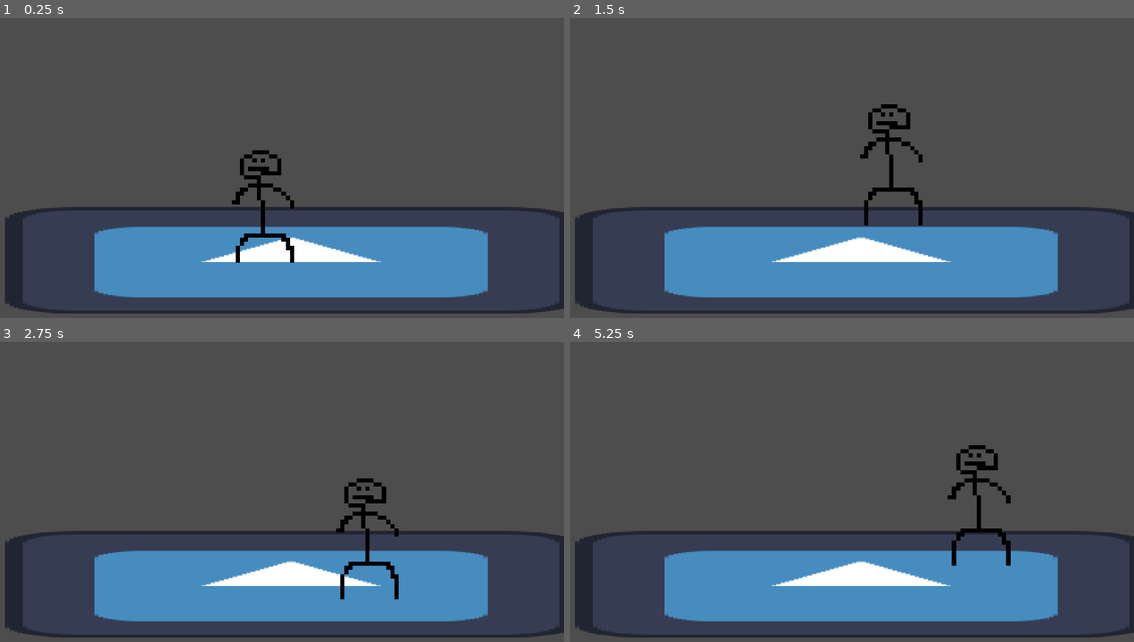
Above: before the commit, frames 1-4 (two rows, left to right).
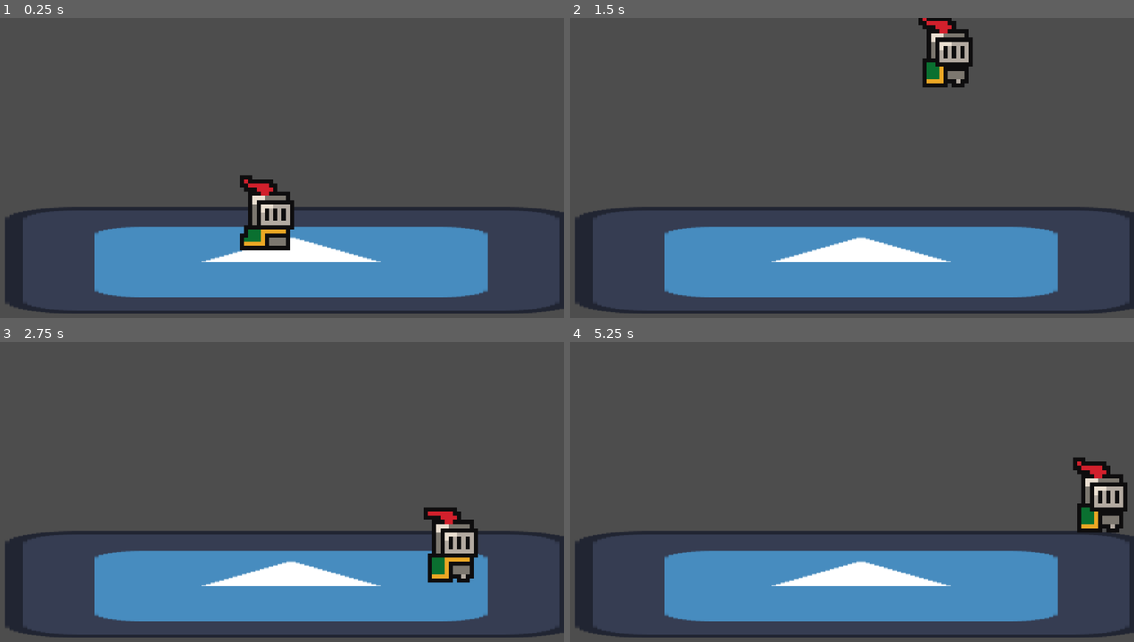
Above: after the commit, the same moments.

Repository: jible/Platform-fighter
Game: Godot game, scene res://scenes/test_scene.tscn
The game is run twice, just before and just after one commit, with the same random seed, the same clock (stepped at 60 frames per second) and the same inputs. The project has no main scene, so this scene is started directly. The engine's default icon, where the game draws it, is replaced by a stand-in: a white triangle on a blue panel in a dark square.
Inputs:
- Up to frame 1 (0.25 s): no input
- Up to frame 2 (1.5 s): hold D (move_right) from 0.53 s (still down); tap Space (jump) at 0.6, 0.77, 1.07 s; tap Shift (dash) at 1.35 s
- Up to frame 3 (2.75 s): tap Space (jump) at 1.52, 1.55, 1.82, 2.1 s; release D (move_right) at 2.03 s; hold A (move_left) from 2.03 s (still down)
- Up to frame 4 (5.25 s): release A (move_left) at 2.78 s; hold D (move_right) 2.78-4.28 s; tap Shift (dash) at 2.85, 4.35 s; tap Space (jump) at 3.02, 3.05, 3.32, 3.6, 3.77, 4.07, 4.52, 4.55, 4.82, 5.1 s; hold A (move_left) 4.28-5.03 s; hold D (move_right) from 5.03 s (still down)

The runs differ from the first frame. In frame 1, 2.2% of the frame differs, in the area x 41-53%, y 43-82%; in frame 2, 2.8%; in frame 3, 3.0%, in the area x 59-85%, y 45-86%; in frame 4, 2.8%.

Commit message:
tested with new spritesheet
added the brackeys godot spritesheet. The movement still looks jittery. the pixel art characters  may need to move on a canvas layer to make them appear correctly.

also modified movement and player feels much better to control

Diff:
--- a/platform-fighter/prefabs/base_player.tscn
+++ b/platform-fighter/prefabs/base_player.tscn
@@ -1,7 +1,6 @@
-[gd_scene load_steps=25 format=3 uid="uid://e6cxo5jrheb1"]
+[gd_scene load_steps=59 format=3 uid="uid://e6cxo5jrheb1"]
 
 [ext_resource type="Script" uid="uid://b6mi77c7lmq4a" path="res://base_player.gd" id="1_vnujj"]
-[ext_resource type="Texture2D" uid="uid://br2fwdyprah3t" path="res://assets/spritesheets/player_ss1.png" id="2_3jy72"]
 [ext_resource type="Script" uid="uid://dm0xti0j6gcur" path="res://prefabs/components/player/mobility_manager.gd" id="3_2qyha"]
 [ext_resource type="Script" uid="uid://baystk6bdn1w1" path="res://prefabs/components/player/animation_manager.gd" id="3_o2sve"]
 [ext_resource type="Script" uid="uid://sukry204wfhf" path="res://prefabs/components/player/character_state_machine.gd" id="4_om1db"]
@@ -13,92 +12,337 @@
 [ext_resource type="Script" uid="uid://bb8kwxbaq3n5e" path="res://prefabs/jump_behavior.gd" id="9_6uefu"]
 [ext_resource type="Script" uid="uid://cttusb5j4ewfi" path="res://prefabs/dash.gd" id="10_dko73"]
 [ext_resource type="Script" uid="uid://cnbxotskunjox" path="res://prefabs/land_behavior.gd" id="11_o2sve"]
+[ext_resource type="Texture2D" uid="uid://c2y7malljq7tq" path="res://assets/spritesheets/knight.png" id="13_3jy72"]
 [ext_resource type="Script" uid="uid://cn2u5divpissa" path="res://prefabs/dash_behavior.gd" id="14_3jy72"]
 
 [sub_resource type="CircleShape2D" id="CircleShape2D_vnujj"]
 
+[sub_resource type="Shader" id="Shader_3jy72"]
+code = "shader_type canvas_item;
+
+void vertex() {
+	// Called for every vertex the material is visible on.
+}
+
+void fragment() {
+	// Called for every pixel the material is visible on.
+}
+
+//void light() {
+//	// Called for every pixel for every light affecting the CanvasItem.
+//	// Uncomment to replace the default light processing function with this one.
+//}
+"
+
+[sub_resource type="ShaderMaterial" id="ShaderMaterial_533r6"]
+shader = SubResource("Shader_3jy72")
+
 [sub_resource type="AtlasTexture" id="AtlasTexture_533r6"]
-atlas = ExtResource("2_3jy72")
+atlas = ExtResource("13_3jy72")
+region = Rect2(0, 160, 32, 32)
+
+[sub_resource type="AtlasTexture" id="AtlasTexture_ccksx"]
+atlas = ExtResource("13_3jy72")
+region = Rect2(32, 160, 32, 32)
+
+[sub_resource type="AtlasTexture" id="AtlasTexture_o8v4s"]
+atlas = ExtResource("13_3jy72")
+region = Rect2(64, 160, 32, 32)
+
+[sub_resource type="AtlasTexture" id="AtlasTexture_0ajub"]
+atlas = ExtResource("13_3jy72")
+region = Rect2(96, 160, 32, 32)
+
+[sub_resource type="AtlasTexture" id="AtlasTexture_fts0j"]
+atlas = ExtResource("13_3jy72")
+region = Rect2(128, 160, 32, 32)
+
+[sub_resource type="AtlasTexture" id="AtlasTexture_ainhc"]
+atlas = ExtResource("13_3jy72")
+region = Rect2(160, 160, 32, 32)
+
+[sub_resource type="AtlasTexture" id="AtlasTexture_doc82"]
+atlas = ExtResource("13_3jy72")
+region = Rect2(192, 160, 32, 32)
+
+[sub_resource type="AtlasTexture" id="AtlasTexture_ebgru"]
+atlas = ExtResource("13_3jy72")
+region = Rect2(224, 160, 32, 32)
+
+[sub_resource type="AtlasTexture" id="AtlasTexture_q5cdr"]
+atlas = ExtResource("13_3jy72")
+region = Rect2(0, 160, 32, 32)
+
+[sub_resource type="AtlasTexture" id="AtlasTexture_jey0s"]
+atlas = ExtResource("13_3jy72")
+region = Rect2(32, 160, 32, 32)
+
+[sub_resource type="AtlasTexture" id="AtlasTexture_rm0l0"]
+atlas = ExtResource("13_3jy72")
+region = Rect2(64, 160, 32, 32)
+
+[sub_resource type="AtlasTexture" id="AtlasTexture_hwctw"]
+atlas = ExtResource("13_3jy72")
+region = Rect2(96, 160, 32, 32)
+
+[sub_resource type="AtlasTexture" id="AtlasTexture_gii7s"]
+atlas = ExtResource("13_3jy72")
+region = Rect2(128, 160, 32, 32)
+
+[sub_resource type="AtlasTexture" id="AtlasTexture_u617q"]
+atlas = ExtResource("13_3jy72")
+region = Rect2(160, 160, 32, 32)
+
+[sub_resource type="AtlasTexture" id="AtlasTexture_rx2en"]
+atlas = ExtResource("13_3jy72")
+region = Rect2(192, 160, 32, 32)
+
+[sub_resource type="AtlasTexture" id="AtlasTexture_rcfk7"]
+atlas = ExtResource("13_3jy72")
+region = Rect2(224, 160, 32, 32)
+
+[sub_resource type="AtlasTexture" id="AtlasTexture_n0px0"]
+atlas = ExtResource("13_3jy72")
 region = Rect2(0, 0, 32, 32)
 
-[sub_resource type="AtlasTexture" id="AtlasTexture_ccksx"]
-atlas = ExtResource("2_3jy72")
+[sub_resource type="AtlasTexture" id="AtlasTexture_mkhre"]
+atlas = ExtResource("13_3jy72")
+region = Rect2(32, 0, 32, 32)
+
+[sub_resource type="AtlasTexture" id="AtlasTexture_87jw4"]
+atlas = ExtResource("13_3jy72")
+region = Rect2(64, 0, 32, 32)
+
+[sub_resource type="AtlasTexture" id="AtlasTexture_lg6ri"]
+atlas = ExtResource("13_3jy72")
+region = Rect2(96, 0, 32, 32)
+
+[sub_resource type="AtlasTexture" id="AtlasTexture_tk422"]
+atlas = ExtResource("13_3jy72")
 region = Rect2(0, 0, 32, 32)
 
-[sub_resource type="AtlasTexture" id="AtlasTexture_o8v4s"]
-atlas = ExtResource("2_3jy72")
-region = Rect2(0, 0, 32, 32)
-
-[sub_resource type="AtlasTexture" id="AtlasTexture_0ajub"]
-atlas = ExtResource("2_3jy72")
+[sub_resource type="AtlasTexture" id="AtlasTexture_l2t0s"]
+atlas = ExtResource("13_3jy72")
 region = Rect2(32, 0, 32, 32)
 
-[sub_resource type="AtlasTexture" id="AtlasTexture_fts0j"]
-atlas = ExtResource("2_3jy72")
-region = Rect2(0, 0, 32, 32)
-
-[sub_resource type="AtlasTexture" id="AtlasTexture_ainhc"]
-atlas = ExtResource("2_3jy72")
-region = Rect2(32, 0, 32, 32)
-
-[sub_resource type="AtlasTexture" id="AtlasTexture_doc82"]
-atlas = ExtResource("2_3jy72")
+[sub_resource type="AtlasTexture" id="AtlasTexture_oqp17"]
+atlas = ExtResource("13_3jy72")
 region = Rect2(64, 0, 32, 32)
 
-[sub_resource type="AtlasTexture" id="AtlasTexture_ebgru"]
-atlas = ExtResource("2_3jy72")
-region = Rect2(0, 32, 32, 32)
+[sub_resource type="AtlasTexture" id="AtlasTexture_jmffm"]
+atlas = ExtResource("13_3jy72")
+region = Rect2(96, 0, 32, 32)
+
+[sub_resource type="AtlasTexture" id="AtlasTexture_xb53g"]
+atlas = ExtResource("13_3jy72")
+region = Rect2(0, 64, 32, 32)
+
+[sub_resource type="AtlasTexture" id="AtlasTexture_ko0rr"]
+atlas = ExtResource("13_3jy72")
+region = Rect2(32, 64, 32, 32)
+
+[sub_resource type="AtlasTexture" id="AtlasTexture_opxvl"]
+atlas = ExtResource("13_3jy72")
+region = Rect2(64, 64, 32, 32)
+
+[sub_resource type="AtlasTexture" id="AtlasTexture_71bef"]
+atlas = ExtResource("13_3jy72")
+region = Rect2(96, 64, 32, 32)
+
+[sub_resource type="AtlasTexture" id="AtlasTexture_ewal3"]
+atlas = ExtResource("13_3jy72")
+region = Rect2(128, 64, 32, 32)
+
+[sub_resource type="AtlasTexture" id="AtlasTexture_aknlh"]
+atlas = ExtResource("13_3jy72")
+region = Rect2(160, 64, 32, 32)
+
+[sub_resource type="AtlasTexture" id="AtlasTexture_kliet"]
+atlas = ExtResource("13_3jy72")
+region = Rect2(192, 64, 32, 32)
+
+[sub_resource type="AtlasTexture" id="AtlasTexture_cdlo8"]
+atlas = ExtResource("13_3jy72")
+region = Rect2(224, 64, 32, 32)
+
+[sub_resource type="AtlasTexture" id="AtlasTexture_8styu"]
+atlas = ExtResource("13_3jy72")
+region = Rect2(0, 96, 32, 32)
+
+[sub_resource type="AtlasTexture" id="AtlasTexture_yaseo"]
+atlas = ExtResource("13_3jy72")
+region = Rect2(32, 96, 32, 32)
+
+[sub_resource type="AtlasTexture" id="AtlasTexture_36q86"]
+atlas = ExtResource("13_3jy72")
+region = Rect2(64, 96, 32, 32)
+
+[sub_resource type="AtlasTexture" id="AtlasTexture_ppmvg"]
+atlas = ExtResource("13_3jy72")
+region = Rect2(96, 96, 32, 32)
+
+[sub_resource type="AtlasTexture" id="AtlasTexture_2nr8j"]
+atlas = ExtResource("13_3jy72")
+region = Rect2(128, 96, 32, 32)
+
+[sub_resource type="AtlasTexture" id="AtlasTexture_ws20j"]
+atlas = ExtResource("13_3jy72")
+region = Rect2(160, 96, 32, 32)
+
+[sub_resource type="AtlasTexture" id="AtlasTexture_fp38o"]
+atlas = ExtResource("13_3jy72")
+region = Rect2(192, 96, 32, 32)
+
+[sub_resource type="AtlasTexture" id="AtlasTexture_cjv1x"]
+atlas = ExtResource("13_3jy72")
+region = Rect2(224, 96, 32, 32)
 
 [sub_resource type="SpriteFrames" id="SpriteFrames_2qyha"]
 animations = [{
 "frames": [{
 "duration": 1.0,
 "texture": SubResource("AtlasTexture_533r6")
+}, {
+"duration": 1.0,
+"texture": SubResource("AtlasTexture_ccksx")
+}, {
+"duration": 1.0,
+"texture": SubResource("AtlasTexture_o8v4s")
+}, {
+"duration": 1.0,
+"texture": SubResource("AtlasTexture_0ajub")
+}, {
+"duration": 1.0,
+"texture": SubResource("AtlasTexture_fts0j")
+}, {
+"duration": 1.0,
+"texture": SubResource("AtlasTexture_ainhc")
+}, {
+"duration": 1.0,
+"texture": SubResource("AtlasTexture_doc82")
+}, {
+"duration": 1.0,
+"texture": SubResource("AtlasTexture_ebgru")
 }],
 "loop": true,
 "name": &"Ariel",
-"speed": 5.0
+"speed": 8.0
 }, {
 "frames": [{
 "duration": 1.0,
-"texture": SubResource("AtlasTexture_ccksx")
+"texture": SubResource("AtlasTexture_q5cdr")
+}, {
+"duration": 1.0,
+"texture": SubResource("AtlasTexture_jey0s")
+}, {
+"duration": 1.0,
+"texture": SubResource("AtlasTexture_rm0l0")
+}, {
+"duration": 1.0,
+"texture": SubResource("AtlasTexture_hwctw")
+}, {
+"duration": 1.0,
+"texture": SubResource("AtlasTexture_gii7s")
+}, {
+"duration": 1.0,
+"texture": SubResource("AtlasTexture_u617q")
+}, {
+"duration": 1.0,
+"texture": SubResource("AtlasTexture_rx2en")
+}, {
+"duration": 1.0,
+"texture": SubResource("AtlasTexture_rcfk7")
 }],
-"loop": true,
+"loop": false,
 "name": &"Dash",
-"speed": 5.0
+"speed": 8.0
 }, {
 "frames": [{
 "duration": 1.0,
-"texture": SubResource("AtlasTexture_o8v4s")
-}, {
-"duration": 1.0,
-"texture": SubResource("AtlasTexture_0ajub")
+"texture": SubResource("AtlasTexture_n0px0")
+}, {
+"duration": 1.0,
+"texture": SubResource("AtlasTexture_mkhre")
+}, {
+"duration": 1.0,
+"texture": SubResource("AtlasTexture_87jw4")
+}, {
+"duration": 1.0,
+"texture": SubResource("AtlasTexture_lg6ri")
 }],
 "loop": true,
 "name": &"Idle",
-"speed": 5.0
+"speed": 8.0
 }, {
 "frames": [{
 "duration": 1.0,
-"texture": SubResource("AtlasTexture_fts0j")
-}, {
-"duration": 1.0,
-"texture": SubResource("AtlasTexture_ainhc")
+"texture": SubResource("AtlasTexture_tk422")
+}, {
+"duration": 1.0,
+"texture": SubResource("AtlasTexture_l2t0s")
+}, {
+"duration": 1.0,
+"texture": SubResource("AtlasTexture_oqp17")
+}, {
+"duration": 1.0,
+"texture": SubResource("AtlasTexture_jmffm")
 }],
 "loop": true,
 "name": &"Jump",
-"speed": 5.0
+"speed": 8.0
 }, {
 "frames": [{
 "duration": 1.0,
-"texture": SubResource("AtlasTexture_doc82")
-}, {
-"duration": 1.0,
-"texture": SubResource("AtlasTexture_ebgru")
+"texture": SubResource("AtlasTexture_xb53g")
+}, {
+"duration": 1.0,
+"texture": SubResource("AtlasTexture_ko0rr")
+}, {
+"duration": 1.0,
+"texture": SubResource("AtlasTexture_opxvl")
+}, {
+"duration": 1.0,
+"texture": SubResource("AtlasTexture_71bef")
+}, {
+"duration": 1.0,
+"texture": SubResource("AtlasTexture_ewal3")
+}, {
+"duration": 1.0,
+"texture": SubResource("AtlasTexture_aknlh")
+}, {
+"duration": 1.0,
+"texture": SubResource("AtlasTexture_kliet")
+}, {
+"duration": 1.0,
+"texture": SubResource("AtlasTexture_cdlo8")
+}, {
+"duration": 1.0,
+"texture": SubResource("AtlasTexture_8styu")
+}, {
+"duration": 1.0,
+"texture": SubResource("AtlasTexture_yaseo")
+}, {
+"duration": 1.0,
+"texture": SubResource("AtlasTexture_36q86")
+}, {
+"duration": 1.0,
+"texture": SubResource("AtlasTexture_ppmvg")
+}, {
+"duration": 1.0,
+"texture": SubResource("AtlasTexture_2nr8j")
+}, {
+"duration": 1.0,
+"texture": SubResource("AtlasTexture_ws20j")
+}, {
+"duration": 1.0,
+"texture": SubResource("AtlasTexture_fp38o")
+}, {
+"duration": 1.0,
+"texture": SubResource("AtlasTexture_cjv1x")
 }],
 "loop": true,
 "name": &"Walk",
-"speed": 5.0
+"speed": 8.0
 }]
 
 [node name="BasePlayer" type="Node"]
@@ -114,6 +358,11 @@
 [node name="MobilityManager" type="Node" parent="PlayerBody" node_paths=PackedStringArray("character_body")]
 script = ExtResource("3_2qyha")
 character_body = NodePath("..")
+jump_vel = 2000
+acceleration = 2860
+gravity_force = 75
+max_horizontal_velocity = 910
+max_fall_velocity = 1035
 metadata/_custom_type_script = "uid://dm0xti0j6gcur"
 
 [node name="StateMachine" type="Node" parent="PlayerBody"]
@@ -155,6 +404,7 @@
 valid_states = Array[String](["Ariel", "Idle", "Walk"])
 
 [node name="AnimationManager" type="AnimatedSprite2D" parent="." node_paths=PackedStringArray("player_body")]
+material = SubResource("ShaderMaterial_533r6")
 scale = Vector2(26.325, 26.325)
 sprite_frames = SubResource("SpriteFrames_2qyha")
 animation = &"Walk"
--- a/platform-fighter/prefabs/components/player/animation_manager.gd
+++ b/platform-fighter/prefabs/components/player/animation_manager.gd
@@ -16,5 +16,4 @@
 
 
 func _process(delta):
-	print(scale)
 	position = scale.y * (player_body.position/scale.y).floor()
--- a/platform-fighter/prefabs/components/player/mobility_manager.gd
+++ b/platform-fighter/prefabs/components/player/mobility_manager.gd
@@ -6,15 +6,15 @@
 
 
 
-var jump_vel = 800
-var acceleration = 1500
-var gravity_force = 50
+@export var jump_vel = 800
+@export var acceleration = 1500
+@export var gravity_force = 50
 
 # fraction of velocity removed each second
-var drag = 20
-var max_horizontal_velocity = 500
-var max_fall_velocity = 800
-var velocity_threshold = .5
+@export var drag = 20
+@export var max_horizontal_velocity = 500
+@export var max_fall_velocity = 800
+@export var velocity_threshold = .5
 
 var max_ariel_jumps = 2
 var used_ariel_jumps = 0
Binary file added: platform-fighter/assets/spritesheets/knight.png
Not shown, added: platform-fighter/assets/spritesheets/knight.png.import
Not shown: 1 places in platform-fighter/prefabs/base_player.tscn that only renumber resources
